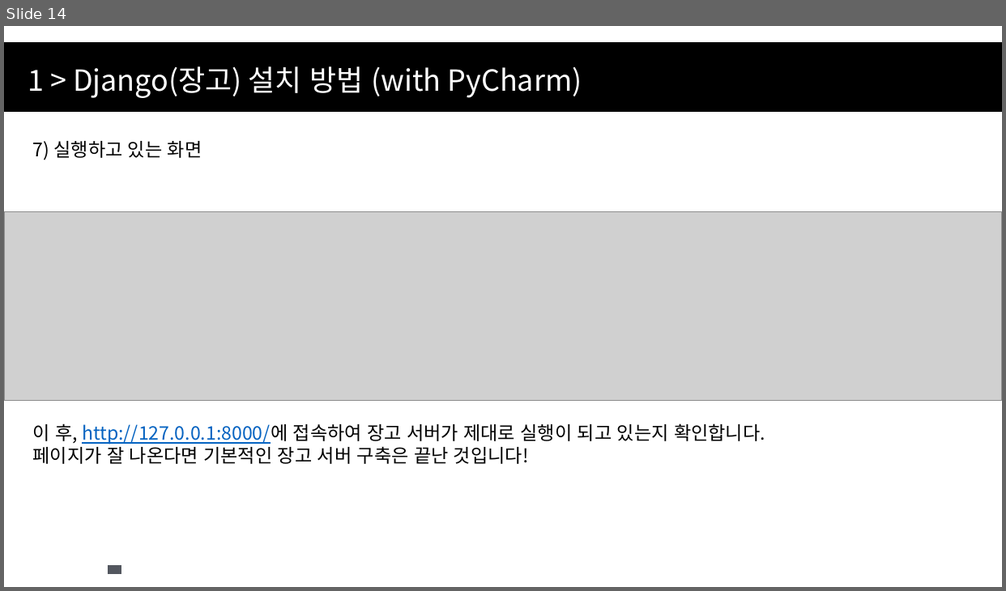
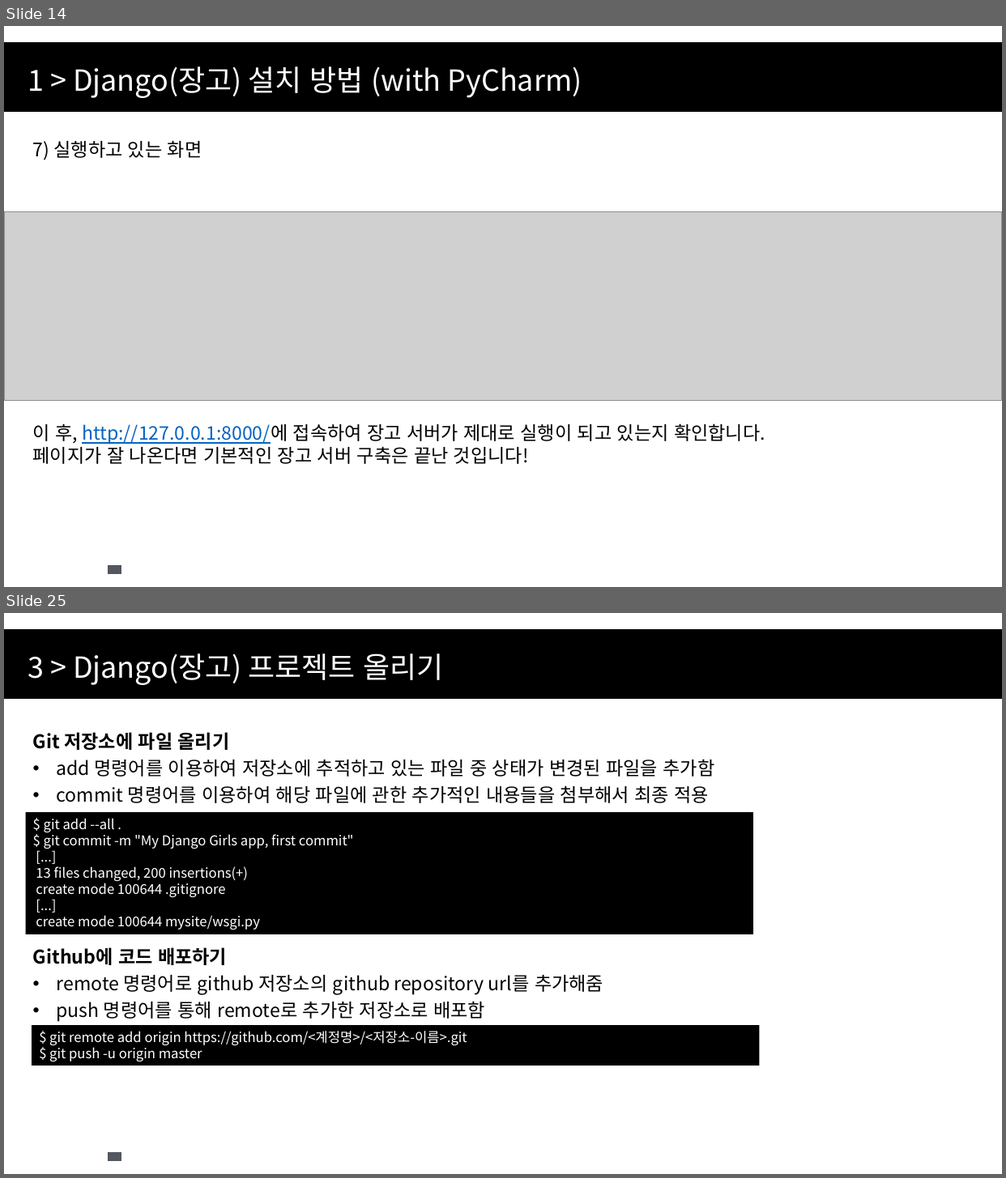
Before and after one commit to CPSSOpenSource/CPSS----, a slide deck: Python/Django & DS with Python 2주차.pptx. Shown one above the other, each under a label of ours: slide 14 before the commit, slides 14 and 25 after it; the slides between them are not shown. The pictures are 1006x591 and 1006x1178 pixels, drawn with LibreOffice and Linux fonts; fonts in the diff are those of the drawing; grey boxes stand for pictures; background and template pictures are left out. Boxes give left, top, right and bottom in pixels: in the first picture for what was removed or moved away, otherwise in the second. Text is boxed around its words. In the diff, an @@ line names an element or a change of style, - is before the commit and + after.

Commit message:
장고 기초 강의 2주 수정됨

```diff
--- a/Python/Django & DS with Python 2주차.pptx
+++ b/Python/Django & DS with Python 2주차.pptx
@@ slide 25 added at (x1=4, y1=613, x2=1002, y2=1174), background #FFFFFF; not listed: 2 template elements that a slide beside it also shows @@
@@ text added at (x1=27, y1=653, x2=444, y2=685), 28 pt, text #FFFFFF @@
+3 > Django(장고) 프로젝트 올리기
@@ text added at (x1=33, y1=732, x2=715, y2=1022), 18 pt, text #000000 @@
+Git 저장소에 파일 올리기
+• add 명령어를 이용하여 저장소에 추적하고 있는 파일 중 상태가 변경된 파일을 추가함
+• commit 명령어를 이용하여 해당 파일에 관한 추가적인 내용들을 첨부해서 최종 적용
+Github에 코드 배포하기
+• remote 명령어로 github 저장소의 github repository url를 추가해줌
+• push 명령어를 통해 remote로 추가한 저장소로 배포함
@@ rectangle added at (x1=26, y1=812, x2=753, y2=934), fill #000000, 13 pt, text #FFFFFF @@
+$ git add --all .
+$ git commit -m "My Django Girls app, first commit"
+[...]
+13 files changed, 200 insertions(+)
+create mode 100644 .gitignore
+[...]
+create mode 100644 mysite/wsgi.py
@@ rectangle added at (x1=32, y1=1025, x2=760, y2=1066), fill #000000, 13 pt, text #FFFFFF @@
+$ git remote add origin https://github.com/<계정명>/<저장소-이름>.git
+$ git push -u origin master
```
Also in this commit, not shown: 5 slides changed, 10 other slides added.
